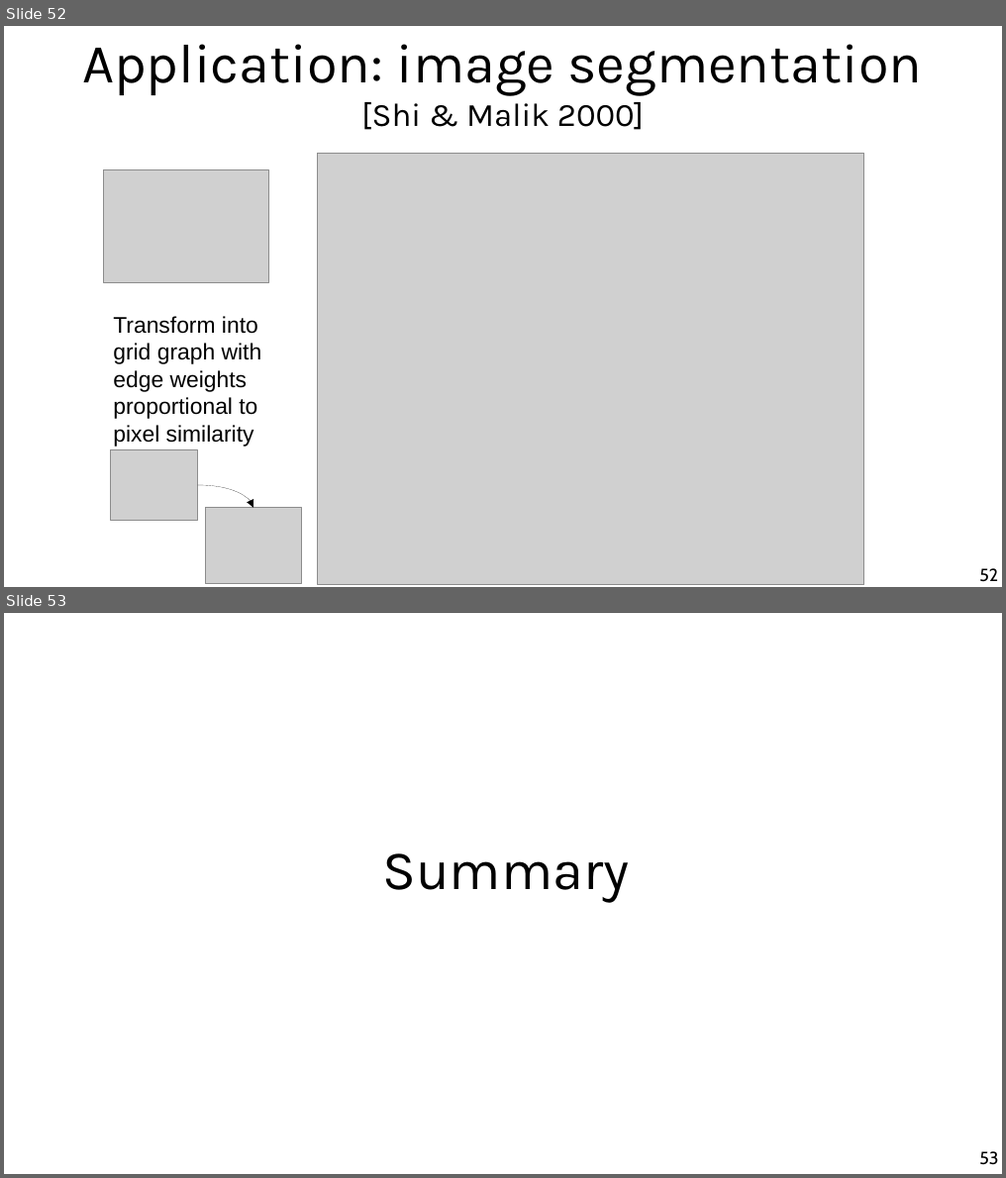
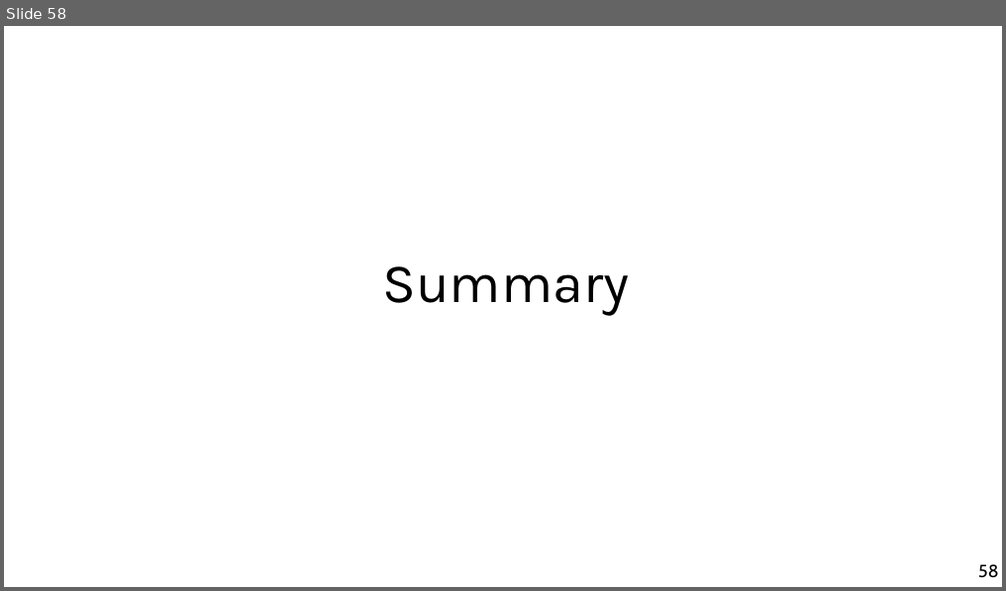
Before and after one commit to chatox/networks-science-course, a slide deck: theory/odp/tt22-spectral_graph_embedding.odp. Shown one above the other, each under a label of ours: slides 52 and 53 before the commit, slide 58 after it. The pictures are 1006x1178 and 1006x591 pixels, drawn with LibreOffice and Linux fonts; fonts in the diff are those of the drawing; grey boxes stand for pictures. Boxes give left, top, right and bottom in pixels: in the first picture for what was removed or moved away, otherwise in the second. Text is boxed around its words. In the diff, an @@ line names an element or a change of style, - is before the commit and + after.

```diff
--- a/theory/odp/tt22-spectral_graph_embedding.odp
+++ b/theory/odp/tt22-spectral_graph_embedding.odp
@@ slide 52 removed at box(4, 26, 1002, 587), background #FFFFFF @@
@@ title removed at box(82, 44, 923, 130) @@
-Application: image segmentation
-[Shi & Malik 2000]
@@ picture removed at box(104, 170, 269, 283) @@
@@ picture removed at box(317, 153, 864, 585) @@
@@ text removed at box(113, 316, 262, 447) @@
-Transform into grid graph with edge weights proportional to pixel similarity
@@ picture removed at box(111, 450, 198, 521) @@
@@ curved arrow removed from (198, 485) to (253, 508) @@
@@ picture removed at box(205, 508, 302, 584) @@
@@ page number removed at box(979, 569, 998, 582) @@
-52
@@ what was slide 53 is now slide 58 @@
@@ page number at box(978, 565, 998, 578): text changed @@
-53
+58
```
Also in this commit, not shown: 28 slides changed, 6 slides added, 2 other files.
